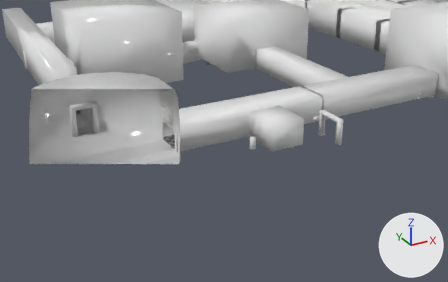
The FBX model Assets/Scenes/Asylum.fbx: old version first, new version second.
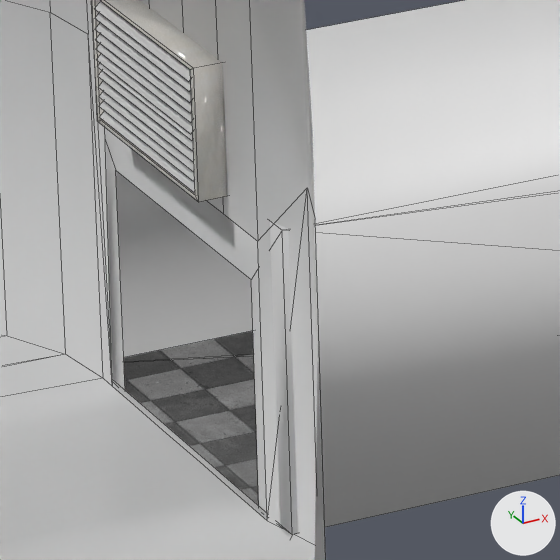
Each version appears first from a 50 mm camera at (-39.7, -62.3, 29.2) aimed at (-6.4, -1.9, -1.0), and next in a close-up on the part from 34% to 45% of the width and 38% to 55% of the height. Arrows for +X, +Y and +Z are at lower right; the lights stay in place. The close-ups show mesh edges as thin lines. Everything nearer to the camera than a plane just in front of the edit is cut away. Where no turn or scale is listed for an object, it has been applied to the vertices. Vertices at the same position are counted once.

Before the edit, the objects in view are built like this:
```python
me_cube_001 = bpy.data.meshes.new('Cube_001')
me_cube_001.from_pydata(...)  # 43 vertices, 52 faces; spans x -12.5..8.9, y -11.4..-1.1, z -2.4..1.7
# faces by material slot: [39, 12, 1]
me_cube_001.materials.append(mat_material__wall1_png)  # its picture is missing
me_cube_001.materials.append(mat_material__whitefloor_png)  # picture img_floor_online__jpg
me_cube_001.materials.append(mat_material__ceiling_online__jpg)  # its picture is missing
me_cylinder_001 = bpy.data.meshes.new('Cylinder_001')
me_cylinder_001.from_pydata(...)  # 204 vertices, 257 faces; spans x -8.6..8.2, y -10.4..8.6, z -8.9..-0.8
me_cylinder_001.materials.append(mat_none__brick_online__jpg)  # its picture is missing
me_vent_002 = bpy.data.meshes.new('VENT_002')
me_vent_002.from_pydata(...)  # 64 vertices, 26 faces; spans x -0.07..0.33, y -1.28..1.28, z -0.72..0.72
# faces by material slot: [1, 12, 13]
me_vent_002.materials.append(mat_none__metal_png)  # picture img_metal_png
me_vent_002.materials.append(mat_none__bumpy_white_plastic_texture_jpg)  # its picture is missing
me_vent_002.materials.append(mat_none__plastic1_jpg)  # picture img_plastic1_jpg
ob_cube_001 = bpy.data.objects.new('Cube_001', me_cube_001)
ob_cube_001.location = (0.0, 5.31, 0.0)
ob_cylinder_001 = bpy.data.objects.new('Cylinder_001', me_cylinder_001)
ob_cylinder_001.location = (-20.22, 1.35, 6.91)
ob_vent_002 = bpy.data.objects.new('VENT_002', me_vent_002)
ob_vent_002.location = (-12.43, 1.66, 2.34)
```
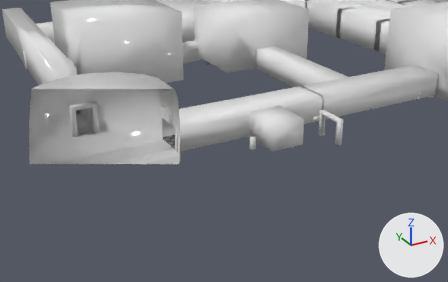
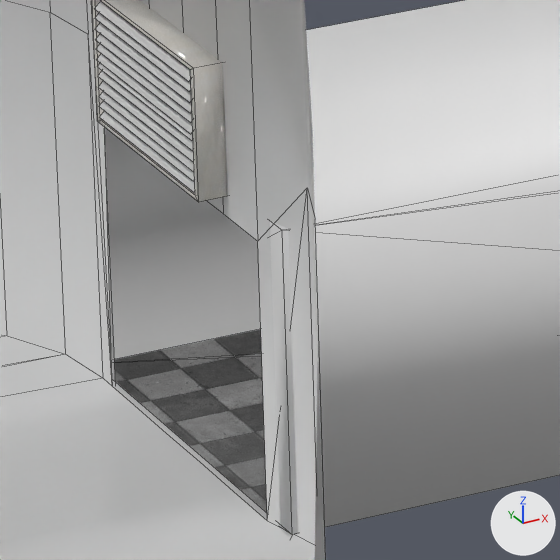
Commit message: Small changes to the asylum scene

Where the change shows, as pixel boxes [x1, y1, x2, y2] in the close-ups (560 x 560 px; the box of a moved part takes in the faces that stretch with it):
part 1 of me_cube_001, moved or reshaped
    before: [105, 128, 292, 534]
    after: [106, 178, 292, 534]

Diff of the bpy script that builds the scene:
```diff
--- a/Assets/Scenes/Asylum.fbx.py
+++ b/Assets/Scenes/Asylum.fbx.py
@@ me_cube_001 @@
 me_cube_001.from_pydata(...)  # 43 vertices, 52 faces; spans x -12.5..8.9, y -11.4..-1.1, z -2.4..1.7
 # used by ob_cube_001; location = (0.0, 5.31, 0.0)
-me_cube_001.vertices[36].co = (-12.1, -1.9, -1.7)
-me_cube_001.vertices[37].co = (-12.1, -5.3, -1.7)
-me_cube_001.vertices[38].co = (-12.1, -1.9, 0.8)  # pixel (115, 170)
-me_cube_001.vertices[39].co = (-12.1, -5.3, 0.8)  # pixel (251, 279)
+# me_cube_001 part 1
+me_cube_001.vertices[36].co = (-12.1, -1.7, -1.7)
+me_cube_001.vertices[37].co = (-12.1, -5.6, -1.7)
+me_cube_001.vertices[38].co = (-12.1, -1.7, 1.4)
+me_cube_001.vertices[39].co = (-12.1, -5.6, 1.4)
 me_cube_001.materials.append(mat_material__wall1_png)
```
